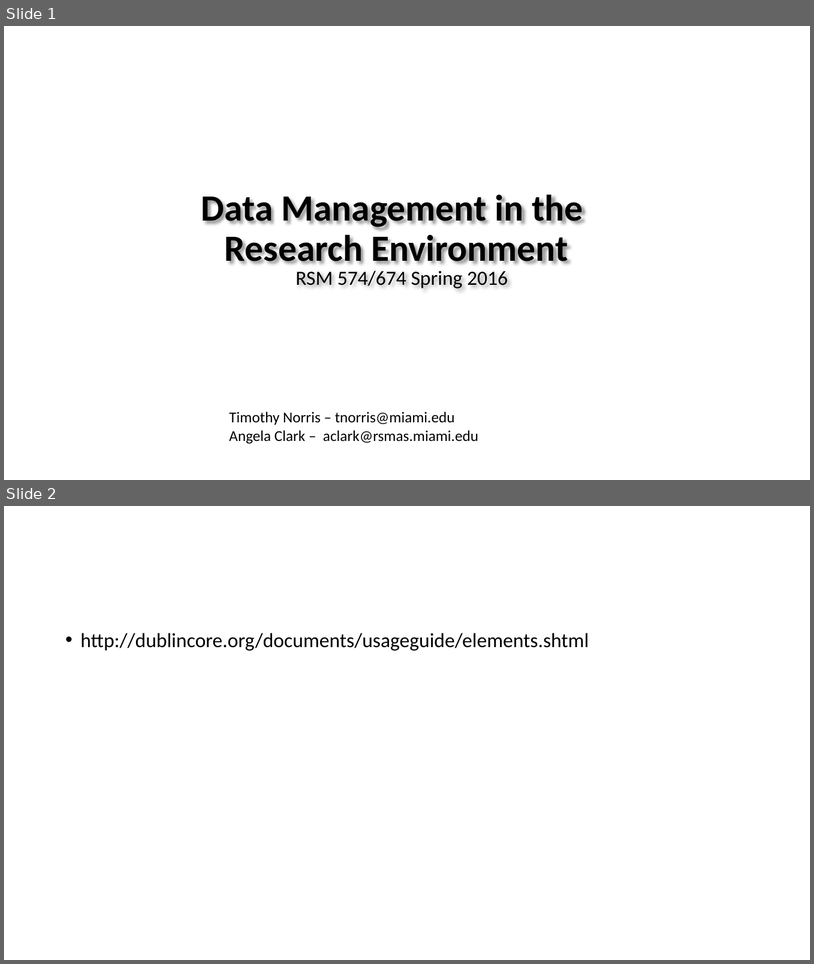
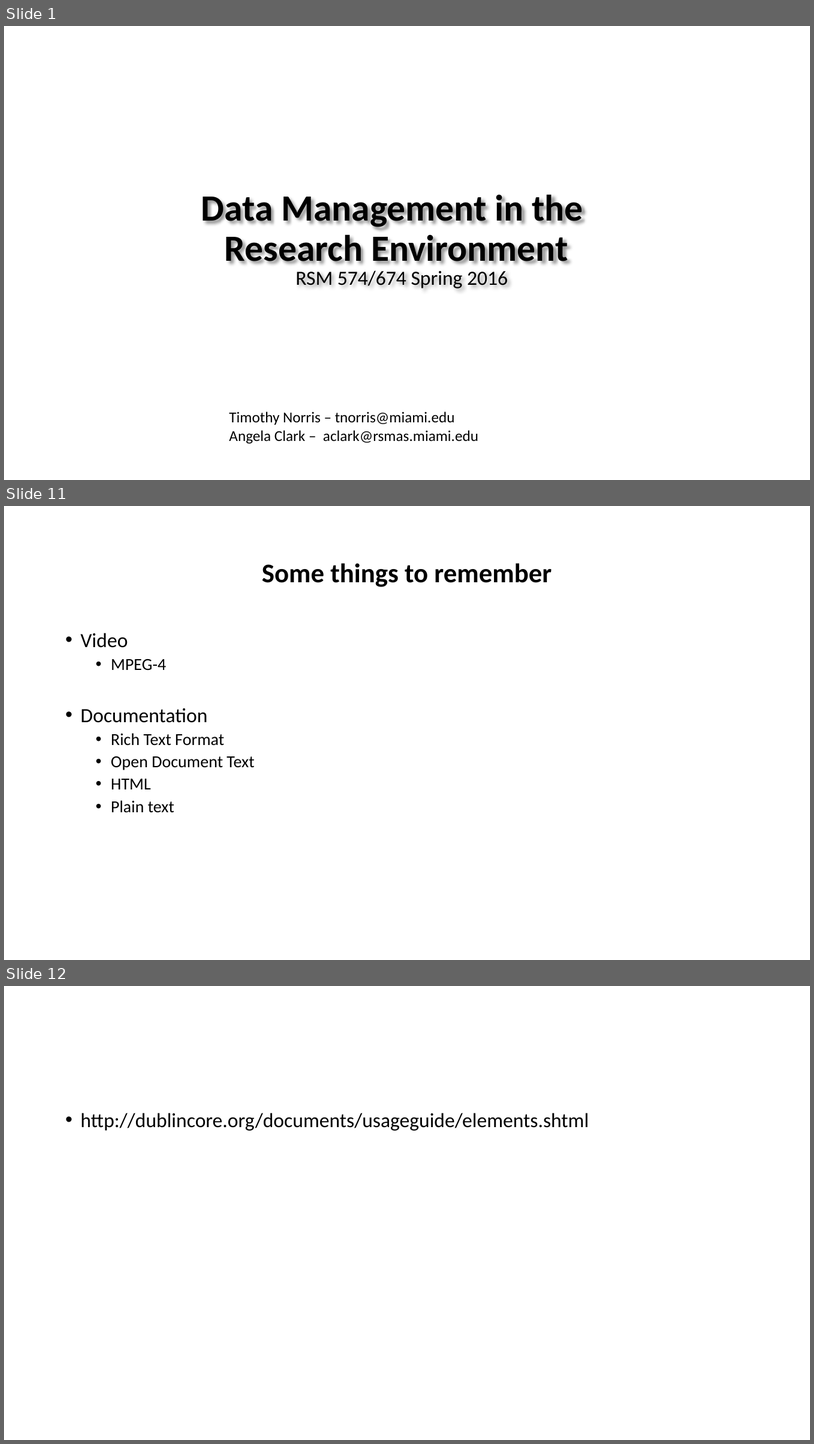
Before and after one commit to tibbben/teaching.data.literacy, a slide deck: UM_DataManagementClass/Lessons/03/03_secondMeeting.pptx. Shown one above the other, each under a label of ours: slides 1 and 2 before the commit, slides 1, 11 and 12 after it; the slides between them are not shown. The pictures are 814x964 and 814x1444 pixels, drawn with LibreOffice and Linux fonts; fonts in the diff are those of the drawing; background and template pictures are left out. Boxes give left, top, right and bottom in pixels: in the first picture for what was removed or moved away, otherwise in the second. Text is boxed around its words. In the diff, an @@ line names an element or a change of style, - is before the commit and + after.

```diff
--- a/UM_DataManagementClass/Lessons/03/03_secondMeeting.pptx
+++ b/UM_DataManagementClass/Lessons/03/03_secondMeeting.pptx
@@ slide 11 added at [4,506,810,960], background #FFFFFF @@
@@ title added at [262,563,552,587], 32 pt, text #000000, bold @@
+Some things to remember
@@ text added at [81,633,254,813], 20 pt, text #000000 @@
+• Video
+  • MPEG-4
+• Documentation
+  • Rich Text Format
+  • Open Document Text
+  • HTML
+  • Plain text
@@ what was slide 2 is now slide 12 @@
```
Also in this commit, not shown: 9 other slides added, 2 other files.
